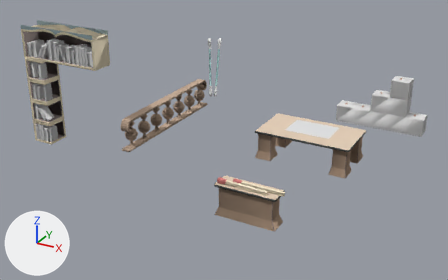
One commit to the glTF model www/models/lba2/iso_scenes/92.glb: the scene before it, then after it.
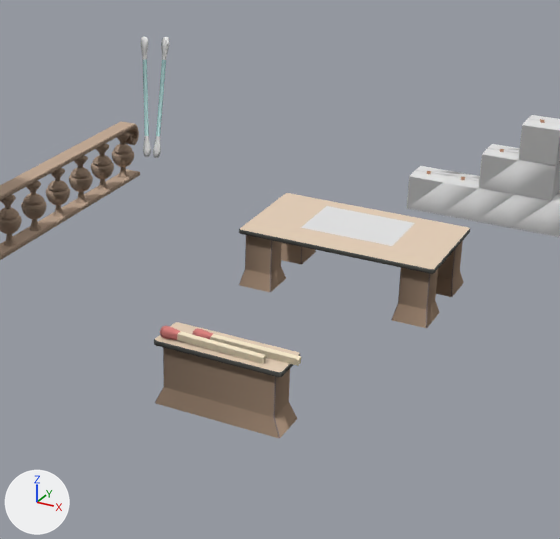
There are two pictures of each version: one whole from a 50 mm camera at (36.7, -64.2, 14.8) aimed at (23.0, -39.3, 2.3), one close up on the part from 31% to 91% of the width and 7% to 100% of the height. Every picture has the same lights, and +X, +Y and +Z are marked at lower left. Where no turn or scale is listed for an object, it has been applied to the vertices. Vertices at the same position are counted once.

The older version as bpy lines, for what is in view:
```python
me_mesh_0 = bpy.data.meshes.new('Mesh_0')
me_mesh_0.from_pydata(...)  # 6781 vertices, 13176 faces; spans x 16.0..29.0, y -45.0..-30.0, z 1.0..8.5
me_mesh_0.materials.append(mat_material_0)
me_mesh_1 = bpy.data.meshes.new('Mesh_1')
me_mesh_1.from_pydata([(27.68, -37.09, 2.5), (27.68, -35.46, 2.5), (25.32, -37.09, 2.5), (25.32, -35.46, 2.5)], [], [(0, 1, 3), (0, 3, 2)])
me_mesh_1.materials.append(mat_material_1)  # its picture is missing
me_mesh_4 = bpy.data.meshes.new('Mesh_4')
me_mesh_4.from_pydata(...)  # 132 vertices, 238 faces; spans x 26.0..31.0, y -31.0..-30.0, z 1.0..4.0
me_mesh_4.materials.append(mat_material_4)  # its picture is missing
ob_colored = bpy.data.objects.new('colored', me_mesh_0)
ob_colored.location = (0.0, 0.0, 0.0)
ob_textured_d8ff0fa7 = bpy.data.objects.new('textured_d8ff0fa7', me_mesh_4)
ob_textured_d8ff0fa7.location = (0.0, 0.0, 0.0)
ob_transparent_textured_6416f367 = bpy.data.objects.new('transparent_textured_6416f367', me_mesh_1)
ob_transparent_textured_6416f367.location = (0.0, 0.0, 0.0)
```
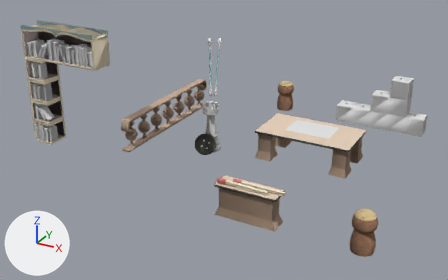
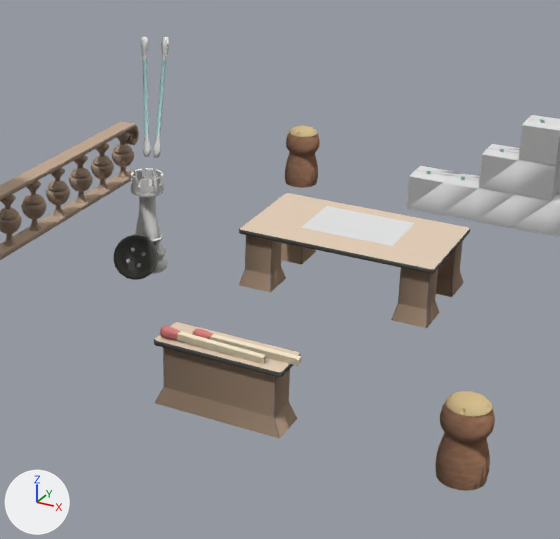
What differs and where, as boxes [x1, y1, x2, y2] in the close-ups (560 x 539 px):
'colored', reshaped
    before: [0, 37, 470, 438]
    after: [0, 37, 492, 438]
'textured_b3dd406f', added (brown)
    after: [285, 133, 495, 491]
part 1 of me_mesh_0, added
    after: [128, 168, 168, 274]
part 2 of me_mesh_0, added (black)
    after: [114, 235, 158, 280]
part 3 of me_mesh_0, added
    after: [289, 126, 318, 137]
part 4 of me_mesh_0, added (beige)
    after: [445, 391, 492, 417]

Patch to the scene script:
```diff
--- a/www/models/lba2/iso_scenes/92.glb.py
+++ b/www/models/lba2/iso_scenes/92.glb.py
@@ me_mesh_0 @@
 # used by ob_colored; location = (0.0, 0.0, 0.0)
-me_mesh_0.from_pydata(...)  # 6781 vertices, 13176 faces; spans x 16.0..29.0, y -45.0..-30.0, z 1.0..8.5
+me_mesh_0.from_pydata(...)  # 8810 vertices, 17168 faces; spans x 16.0..31.9, y -45.0..-30.0, z 1.0..8.5
+# me_mesh_0 part 1: a new loose piece of 913 vertices spanning x 21.0..22.0, y -38.5..-37.5, z 1.0..3.5, in mat_material_0
+# me_mesh_0 part 2: a new loose piece of 442 vertices spanning x 21.0..22.1, y -39.0..-38.3, z 1.0..2.0, in mat_material_0
+# me_mesh_0 part 3: a new loose piece of 337 vertices spanning x 22.1..22.9, y -30.9..-30.1, z 2.6..2.7, in mat_material_0
+# me_mesh_0 part 4: a new loose piece of 337 vertices spanning x 31.1..31.9, y -43.9..-43.1, z 2.6..2.7, in mat_material_0
 me_mesh_0.materials.append(mat_material_0)
@@ me_mesh_3_1 @@
+me_mesh_3_1.from_pydata(...)  # 864 vertices, 1632 faces; spans x 22.0..32.0, y -44.0..-30.0, z 1.0..2.56
+me_mesh_3_1.materials.append(mat_material_3)  # picture img_image_2
@@ ob_textured_b3dd406f @@
+ob_textured_b3dd406f = bpy.data.objects.new('textured_b3dd406f', me_mesh_3_1)
+ob_textured_b3dd406f.location = (0.0, 0.0, 0.0)
```
